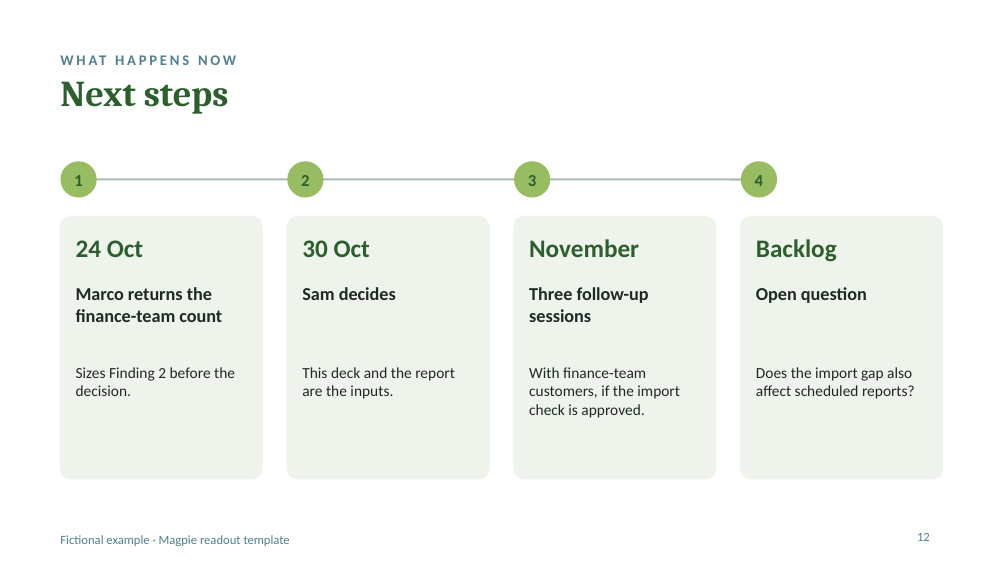
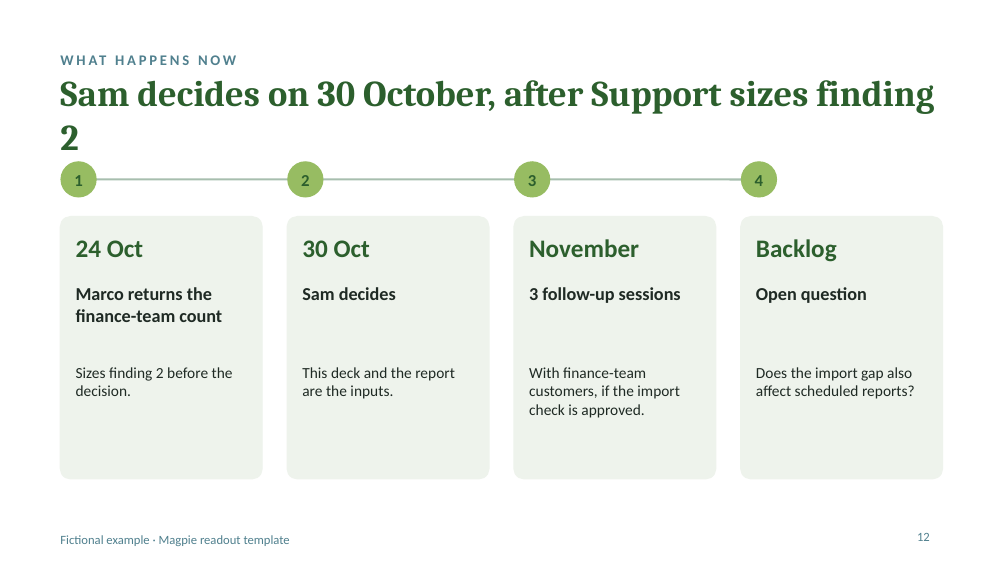
Before and after one commit to kirstenhosic/user-research-assistant, a slide deck: slide 12 of docs/examples/example-readout.pptx. Drawn at 1008x567 pixels with LibreOffice and Linux fonts; fonts in the diff are those of the drawing. Boxes give left, top, right and bottom in pixels: in the first picture for what was removed or moved away, otherwise in the second. Text is boxed around its words. In the diff, an @@ line names an element or a change of style, - is before the commit and + after.

```diff
--- a/docs/examples/example-readout.pptx
+++ b/docs/examples/example-readout.pptx
@@ title at bbox=[60, 80, 934, 114]: text changed @@
-Next steps
+Sam decides on 30 October, after Support sizes finding 2
@@ text at bbox=[529, 287, 681, 303]: text changed @@
-Three follow-up sessions
+3 follow-up sessions
@@ text at bbox=[76, 367, 233, 396]: text changed @@
-Sizes Finding 2 before the decision.
+Sizes finding 2 before the decision.
```
Also in this commit, not shown: 13 other slides changed, 1 slide added, 7 other files.
